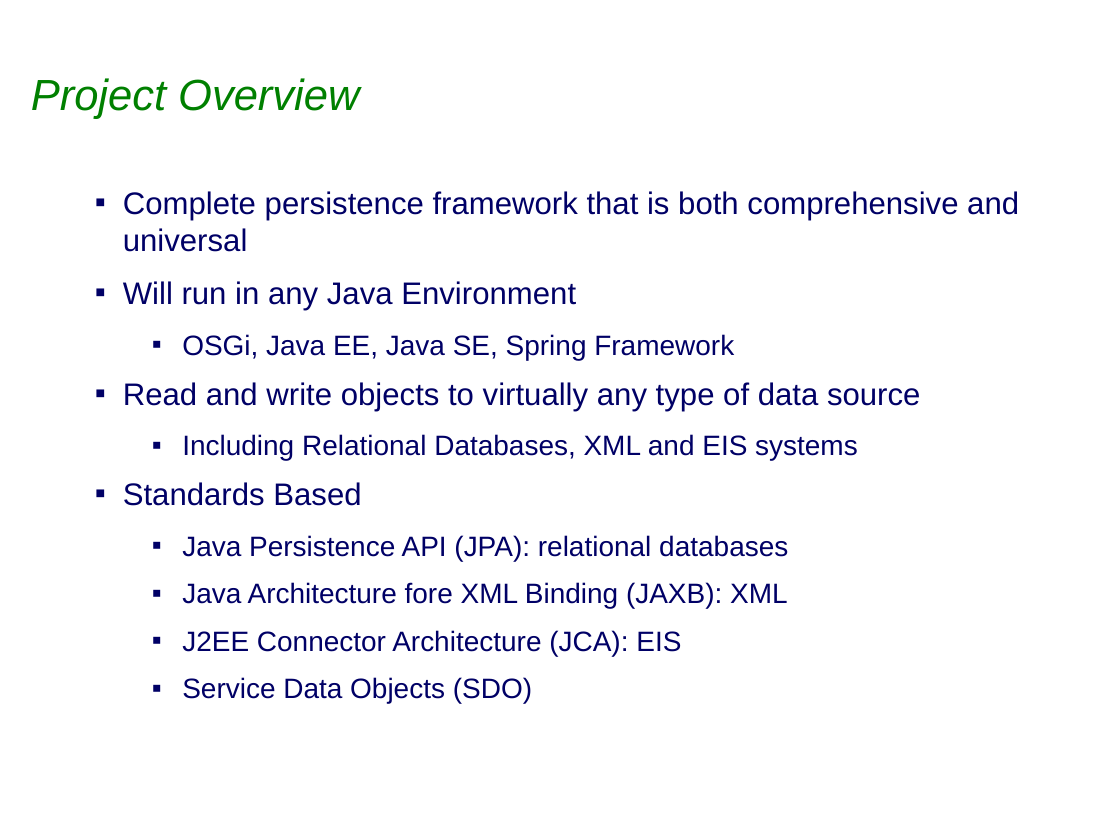
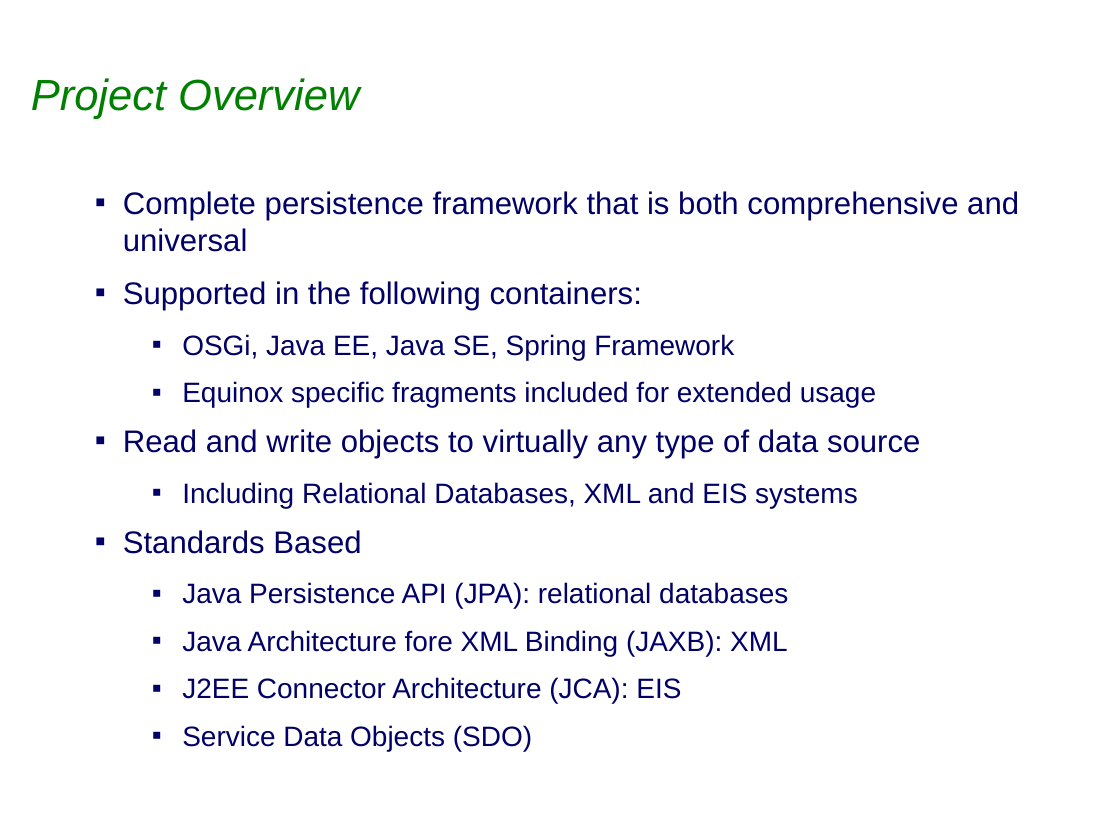
Before and after one commit to bfg-repo-cleaner-demos/eclipselink.runtime-bfg-strip-big-blobs, a slide deck: slide 2 of project-admin/Eclipselink_1.2.0_Release_Review.ppt. Drawn at 1120x840 pixels with LibreOffice and Linux fonts; fonts in the diff are those of the drawing; background and template pictures are left out. Boxes give left, top, right and bottom in pixels: in the first picture for what was removed or moved away, otherwise in the second. Text is boxed around its words. In the diff, an @@ line names an element or a change of style, - is before the commit and + after.

```diff
--- a/project-admin/Eclipselink_1.2.0_Release_Review.ppt
+++ b/project-admin/Eclipselink_1.2.0_Release_Review.ppt
@@ text at (x1=123, y1=281, x2=642, y2=310): text changed @@
-▪ Will run in any Java Environment
+▪ Supported in the following containers:
@@ text at (x1=182, y1=381, x2=876, y2=408): paragraph added @@
+  ▪ Equinox specific fragments included for extended usage
```
Also in this commit, not shown: 1 other file.
